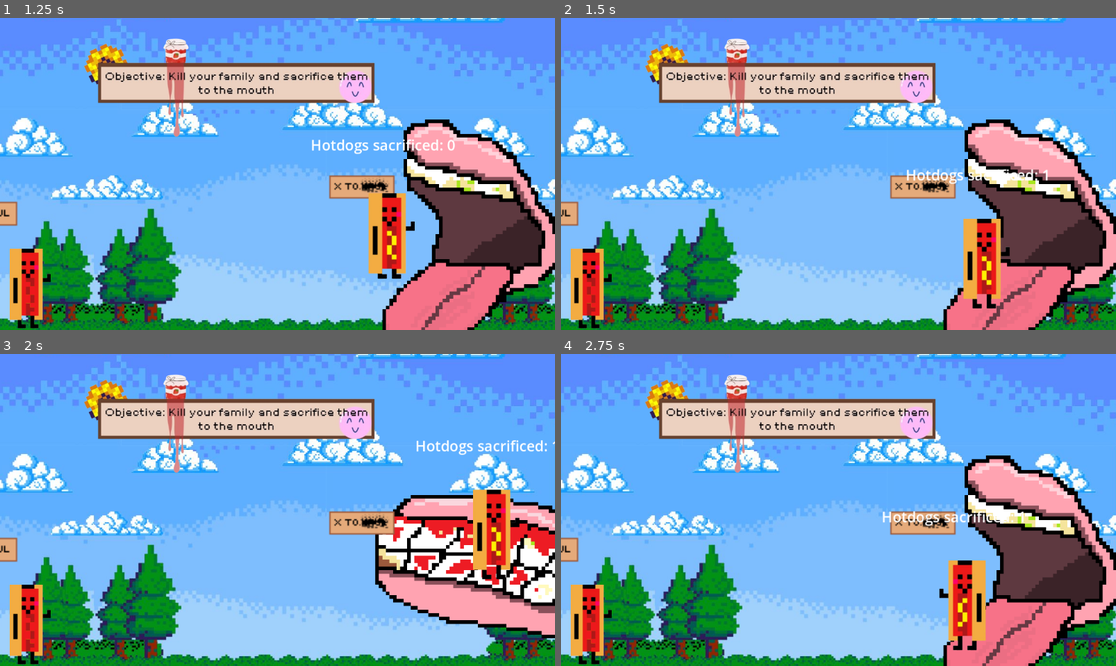
Above: before the commit, frames 1-4 (two rows, left to right).
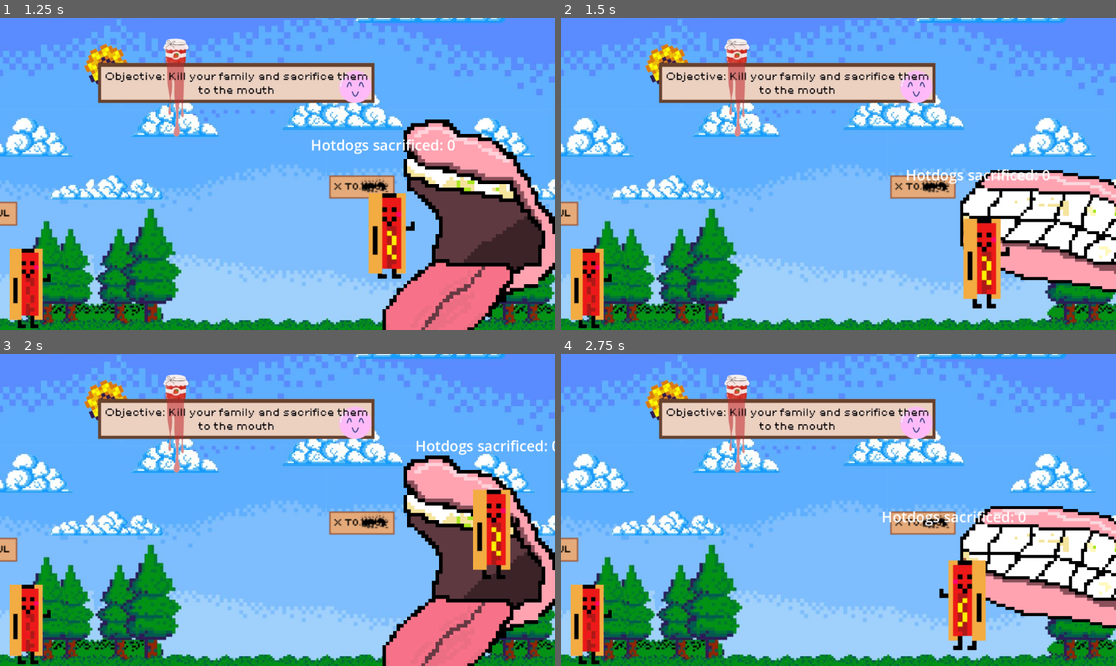
Above: after the commit, the same moments.

Repository: AudreyS108/daydream-project
Game: Godot game, scene res://scenes/game.tscn
Two runs of this game, one before a commit and one after it. Both use one fixed random seed, a clock stepped at 60 frames per second and the inputs below.
Inputs:
- Up to frame 1 (1.25 s): tap Enter (ui_accept) at 0.5, 0.77 s; hold Right (ui_right) from 0.53 s (still down); tap X at 0.6 s
- Up to frame 2 (1.5 s): keep holding Right (ui_right); tap X at 1.35 s
- Up to frame 3 (2 s): keep holding Right (ui_right); tap Enter (ui_accept) at 1.52 s
- Up to frame 4 (2.75 s): release Right (ui_right) at 2.03 s; hold Left (ui_left) from 2.03 s (still down); tap F at 2.1 s; tap X at 2.3 s

Frame 1 is identical in both runs. In frame 2, 13% of the frame differs, in the area x 68-100%, y 32-100%; in frame 3, 15%, in the area x 67-100%, y 27-100%; in frame 4, 14%.

Commit message:
Debugging
- Fixed carrying multiple hotdog bug
- Fixed crunch sound playing on x key not pressed
- changed mouth animations

Diff:
--- a/scenes/game.gd
+++ b/scenes/game.gd
@@ -23,12 +23,17 @@
 
 var is_colliding_with_area1 = false
 var is_colliding_with_area2 = false
+var is_colliding_with_moutharea = false
 var sacrifices = 0
 
 func _on_area1_body_entered(body: Node2D) -> void:
 	if body.name == "Player":
 		print("Player entered the area!")
-		is_colliding_with_area1 = true
+		if player_sprite.animation != "Idle":
+			is_colliding_with_area1 = false
+			print("Player entered the area!")
+		else:
+			is_colliding_with_area1 = true
 
 func _on_area1_body_exited(body: Node2D) -> void:
 	if body.name == "Player":
@@ -37,7 +42,13 @@
 
 
 func _on_area2_body_entered(body: Node2D) -> void:
-	is_colliding_with_area2 = true
+	if body.name == "Player":
+		print("Player entered the area!")
+		if player_sprite.animation != "Idle":
+			is_colliding_with_area2 = false
+			print("Player entered the area!")
+		else:
+			is_colliding_with_area2 = true
 
 func _on_area2_body_exited(body: Node2D) -> void:
 	is_colliding_with_area2 = false
@@ -46,13 +57,13 @@
 
 func _on_mouth_area_body_entered(body: Node2D) -> void:
 	if body.name == "Player":
-		print("Player entered the area2!")
-		is_colliding_with_area2 = true
+		print("Player entered the area!")
+		is_colliding_with_moutharea = true
 
 func _on_mouth_area_body_exited(body: Node2D) -> void:
 	if body.name == "Player":
 		print("Player exited the area!")
-		is_colliding_with_area2 = false
+		is_colliding_with_moutharea = false
 
 func wait(seconds: float) -> void:
 	await get_tree().create_timer(seconds).timeout
@@ -78,11 +89,11 @@
 			Hotdog2.queue_free()
 
 		if event.keycode == KEY_X:
-			if is_colliding_with_area2 == false:
+			if is_colliding_with_moutharea == false:
 				sacrifices = sacrifices
 				label.text = "Hotdogs sacrificed: " + str(sacrifices)
 				audio_player2.stop()
-			if is_colliding_with_area2 == true : #and player_sprite.animation == "Holding"
+			if is_colliding_with_moutharea == true and player_sprite.animation != "Idle": #and player_sprite.animation == "Holding"
 				mouth_sprite.play("With_Ketchup")
 
 				player_sprite.play("Idle")
@@ -96,4 +107,5 @@
 				is_colliding_with_area2 = false
 
 				await get_tree().create_timer(1.5).timeout
-				mouth_sprite.play("With_some_ketchup")
+				mouth_sprite.play("Default")
+				audio_player2.stop()
Binary file removed: PROJECT/index.apple-touch-icon.png
Not shown, removed: PROJECT/index.apple-touch-icon.png.import
Binary file removed: PROJECT/index.icon.png
Not shown, removed: PROJECT/index.icon.png.import
Binary file removed: PROJECT/index.png
Not shown, removed: PROJECT/index.png.import
Not shown, changed: export_presets.cfg
Binary file removed: index.apple-touch-icon.png
Not shown, removed: index.apple-touch-icon.png.import
Binary file removed: index.icon.png
Not shown, removed: index.icon.png.import
Binary file removed: index.png
(and 15 more such lines)
